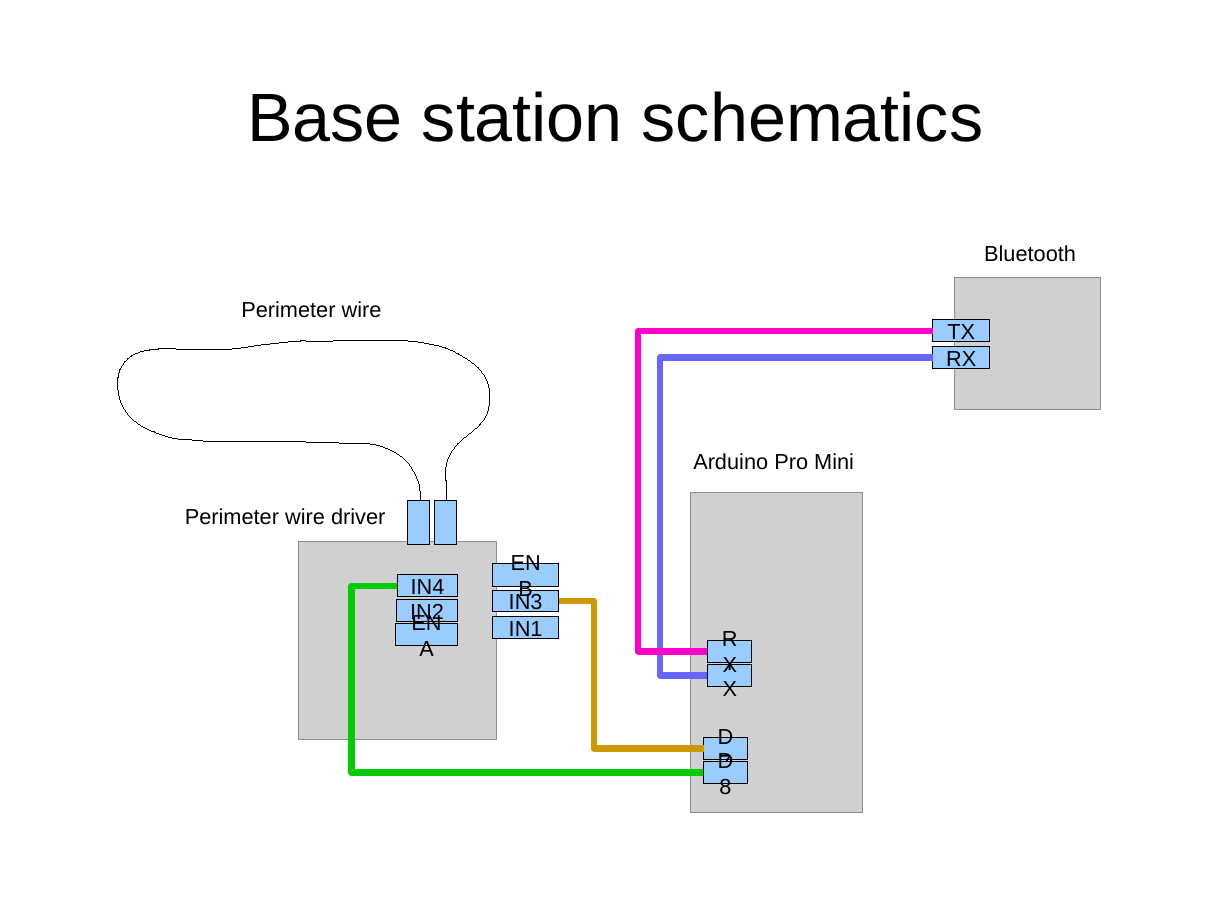
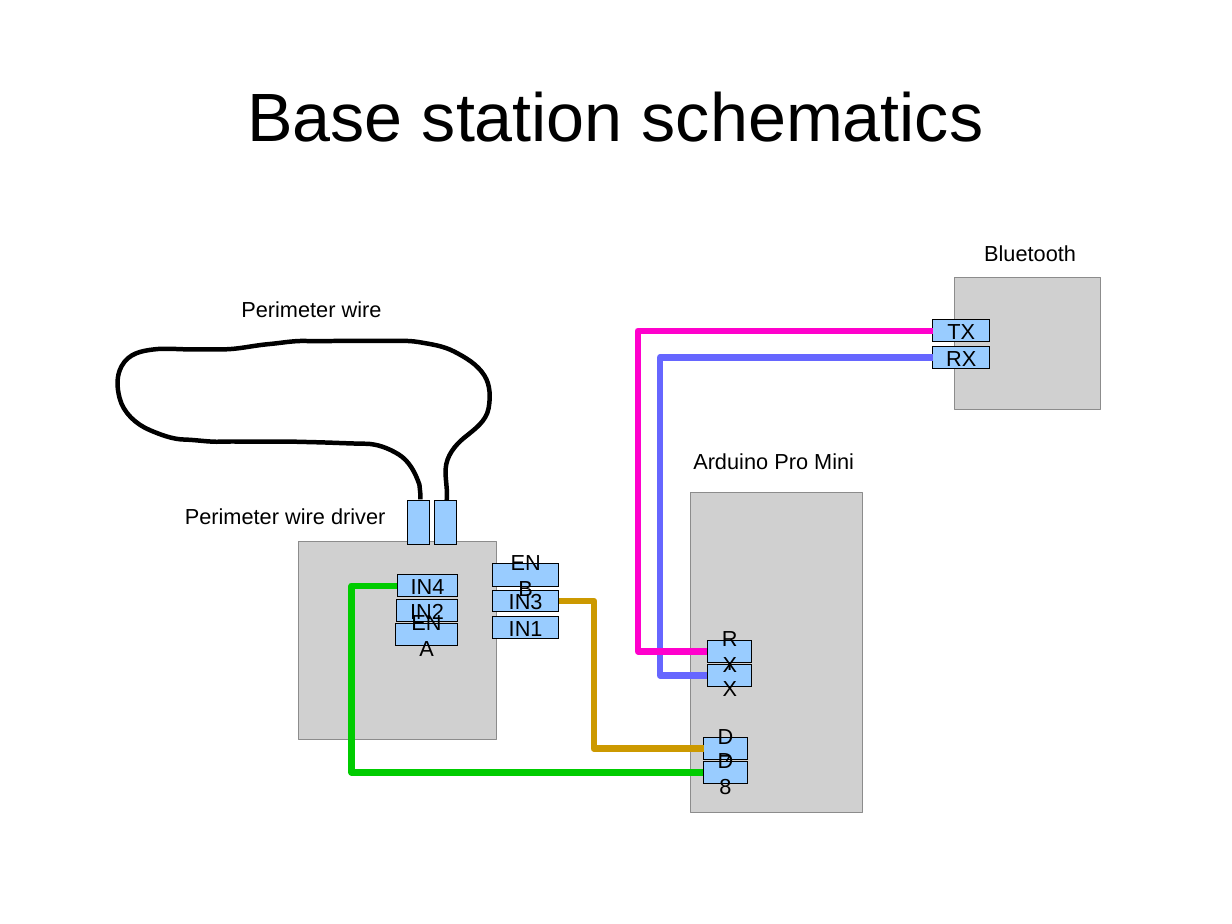
Before and after one commit to eerimoq/romeo, a slide deck: slide 3 of doc/schematics.odp. Drawn at 1232x924 pixels with LibreOffice and Linux fonts; fonts in the diff are those of the drawing; grey boxes stand for pictures. Boxes give left, top, right and bottom in pixels: in the first picture for what was removed or moved away, otherwise in the second. Text is boxed around its words. In the diff, an @@ line names an element or a change of style, - is before the commit and + after.

Commit message:
base station documentation

```diff
--- a/doc/schematics.odp
+++ b/doc/schematics.odp
@@ freeform shape at <box>117,341,490,501</box>: outline #000000 0 pt to #000000 2.89 pt @@
```
Also in this commit, not shown: 1 other file.
